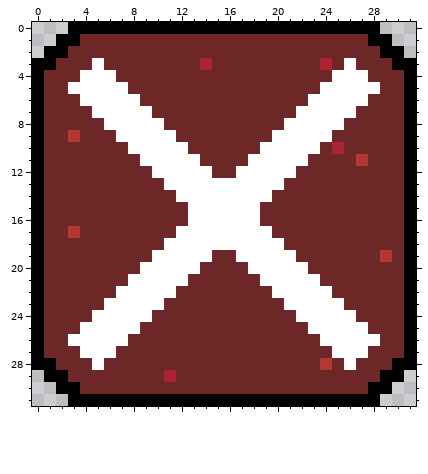
A pixel-art file gets an edit: Assets/Sprites/Menus/close_button.ase. That is the earlier state.
32x32 pixels, 1 frame.
After the commit:
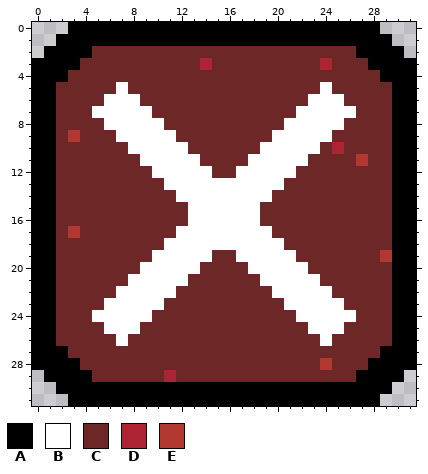
Palette (. is transparent): A #000000  B #ffffff  C #6e2727  D #ae2334  E #b33831
Change:
@@ x 0..31 @@
  0 ...AAAAAAAAAAAAAAAAAAAAAAAAAA...
- 1 ..AACCCCCCCCCCCCCCCCCCCCCCCCAA..
- 2 .AACCCCCCCCCCCCCCCCCCCCCCCCCCAA.
- 3 AACCCBCCCCCCCCDCCCCCCCCCDCBCCCAA
- 4 ACCCBBBCCCCCCCCCCCCCCCCCCBBBCCCA
- 5 ACCBBBBBCCCCCCCCCCCCCCCCBBBBBCCA
- 6 ACCCBBBBBCCCCCCCCCCCCCCBBBBBCCCA
- 7 ACCCCBBBBBCCCCCCCCCCCCBBBBBCCCCA
- 8 ACCCCCBBBBBCCCCCCCCCCBBBBBCCCCCA
- 9 ACCECCCBBBBBCCCCCCCCBBBBBCCCCCCA
-10 ACCCCCCCBBBBBCCCCCCBBBBBCDCCCCCA
-11 ACCCCCCCCBBBBBCCCCBBBBBCCCCECCCA
-12 ACCCCCCCCCBBBBBCCBBBBBCCCCCCCCCA
-13 ACCCCCCCCCCBBBBBBBBBBCCCCCCCCCCA
-14 ACCCCCCCCCCCBBBBBBBBCCCCCCCCCCCA
-15 ACCCCCCCCCCCCBBBBBBCCCCCCCCCCCCA
-16 ACCCCCCCCCCCCBBBBBBCCCCCCCCCCCCA
-17 ACCECCCCCCCCBBBBBBBBCCCCCCCCCCCA
-18 ACCCCCCCCCCBBBBBBBBBBCCCCCCCCCCA
-19 ACCCCCCCCCBBBBBCCBBBBBCCCCCCCECA
-20 ACCCCCCCCBBBBBCCCCBBBBBCCCCCCCCA
-21 ACCCCCCCBBBBBCCCCCCBBBBBCCCCCCCA
-22 ACCCCCCBBBBBCCCCCCCCBBBBBCCCCCCA
-23 ACCCCCBBBBBCCCCCCCCCCBBBBBCCCCCA
-24 ACCCCBBBBBCCCCCCCCCCCCBBBBBCCCCA
-25 ACCCBBBBBCCCCCCCCCCCCCCBBBBBCCCA
-26 ACCBBBBBCCCCCCCCCCCCCCCCBBBBBCCA
-27 ACCCBBBCCCCCCCCCCCCCCCCCCBBBCCCA
-28 AACCCBCCCCCCCCCCCCCCCCCCECBCCCAA
-29 .AACCCCCCCCDCCCCCCCCCCCCCCCCCAA.
-30 ..AACCCCCCCCCCCCCCCCCCCCCCCCAA..
+ 1 ..AAAAAAAAAAAAAAAAAAAAAAAAAAAA..
+ 2 .AAAACCCCCCCCCCCCCCCCCCCCCCAAAA.
+ 3 AAAACCCCCCCCCCDCCCCCCCCCDCCCAAAA
+ 4 AAACCCCCCCCCCCCCCCCCCCCCCCCCCAAA
+ 5 AACCCCCBCCCCCCCCCCCCCCCCBCCCCCAA
+ 6 AACCCCBBBCCCCCCCCCCCCCCBBBCCCCAA
+ 7 AACCCBBBBBCCCCCCCCCCCCBBBBBCCCAA
+ 8 AACCCCBBBBBCCCCCCCCCCBBBBBCCCCAA
+ 9 AACECCCBBBBBCCCCCCCCBBBBBCCCCCAA
+10 AACCCCCCBBBBBCCCCCCBBBBBCDCCCCAA
+11 AACCCCCCCBBBBBCCCCBBBBBCCCCECCAA
+12 AACCCCCCCCBBBBBCCBBBBBCCCCCCCCAA
+13 AACCCCCCCCCBBBBBBBBBBCCCCCCCCCAA
+14 AACCCCCCCCCCBBBBBBBBCCCCCCCCCCAA
+15 AACCCCCCCCCCCBBBBBBCCCCCCCCCCCAA
+16 AACCCCCCCCCCCBBBBBBCCCCCCCCCCCAA
+17 AACECCCCCCCCBBBBBBBBCCCCCCCCCCAA
+18 AACCCCCCCCCBBBBBBBBBBCCCCCCCCCAA
+19 AACCCCCCCCBBBBBCCBBBBBCCCCCCCEAA
+20 AACCCCCCCBBBBBCCCCBBBBBCCCCCCCAA
+21 AACCCCCCBBBBBCCCCCCBBBBBCCCCCCAA
+22 AACCCCCBBBBBCCCCCCCCBBBBBCCCCCAA
+23 AACCCCBBBBBCCCCCCCCCCBBBBBCCCCAA
+24 AACCCBBBBBCCCCCCCCCCCCBBBBBCCCAA
+25 AACCCCBBBCCCCCCCCCCCCCCBBBCCCCAA
+26 AACCCCCBCCCCCCCCCCCCCCCCBCCCCCAA
+27 AAACCCCCCCCCCCCCCCCCCCCCCCCCCAAA
+28 AAAACCCCCCCCCCCCCCCCCCCCECCCAAAA
+29 .AAAACCCCCCDCCCCCCCCCCCCCCCAAAA.
+30 ..AAAAAAAAAAAAAAAAAAAAAAAAAAAA..
 31 ...AAAAAAAAAAAAAAAAAAAAAAAAAA...
Where, in picture pixels (left, top, right, bottom), the same in both pictures:
changed: (44, 34, 404, 394)
